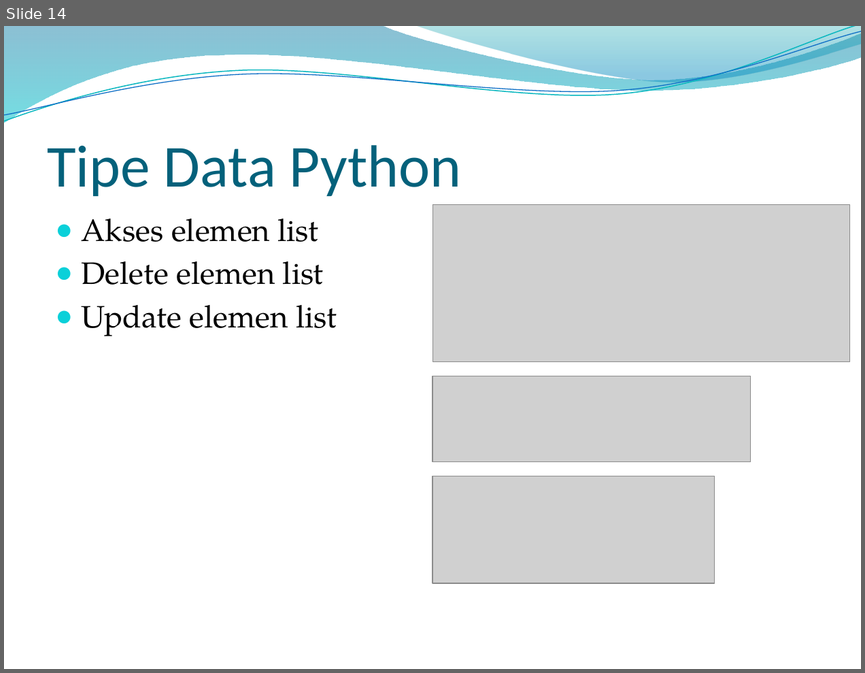
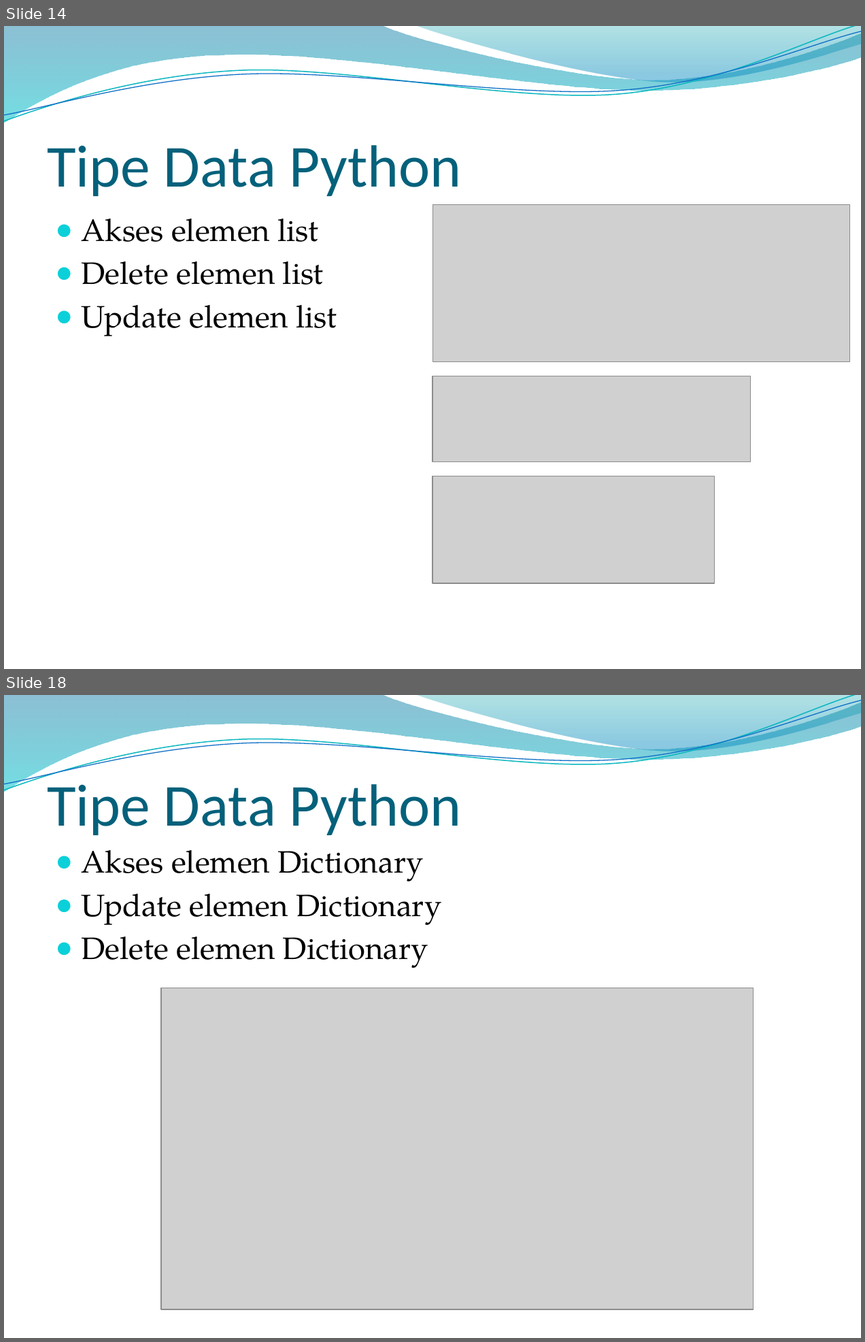
Before and after one commit to dizolette/DeepLearningAlbert, a slide deck: PPT Albertus Dwi S.pptx. Shown one above the other, each under a label of ours: slide 14 before the commit, slides 14 and 18 after it; the slides between them are not shown. The pictures are 865x673 and 865x1342 pixels, drawn with LibreOffice and Linux fonts; fonts in the diff are those of the drawing; grey boxes stand for pictures; background and template pictures are left out. Boxes give left, top, right and bottom in pixels: in the first picture for what was removed or moved away, otherwise in the second. Text is boxed around its words. In the diff, an @@ line names an element or a change of style, - is before the commit and + after.

```diff
--- a/PPT Albertus Dwi S.pptx
+++ b/PPT Albertus Dwi S.pptx
@@ slide 18 added at bbox=[4, 695, 861, 1338], background picture (left out); not listed: 4 template elements that a slide beside it also shows @@
@@ title added at bbox=[47, 784, 462, 835], 50 pt, text #04617B @@
+Tipe Data Python
@@ text added at bbox=[81, 850, 442, 968], 26 pt, text #000000 @@
+● Akses elemen Dictionary
+● Update elemen Dictionary
+● Delete elemen Dictionary
@@ picture added at bbox=[161, 988, 753, 1309] @@
```
Also in this commit, not shown: 6 slides changed, 10 other slides added.
